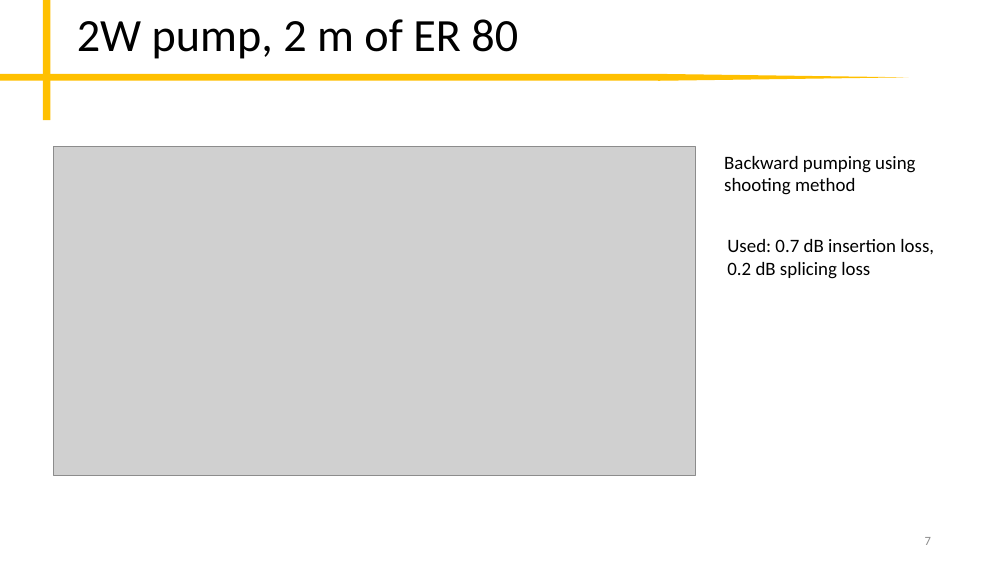
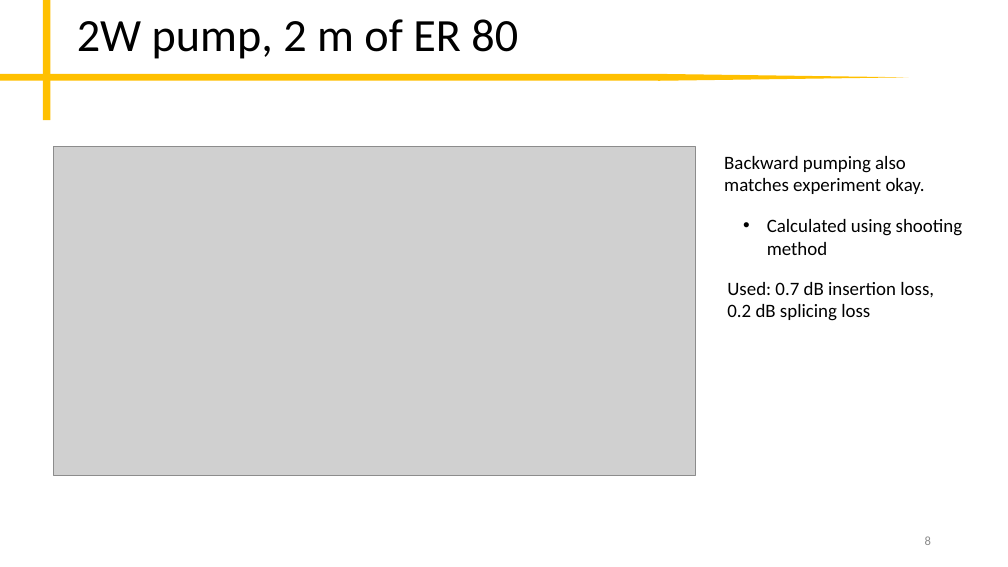
Before and after one commit to peter-chang62/Laser-Design-Scripts, a slide deck: slide 8 of memo.pptx (slide 7 before the commit). Drawn at 1008x567 pixels with LibreOffice and Linux fonts; fonts in the diff are those of the drawing; grey boxes stand for pictures. Boxes give left, top, right and bottom in pixels: in the first picture for what was removed or moved away, otherwise in the second. Text is boxed around its words. In the diff, an @@ line names an element or a change of style, - is before the commit and + after.

```diff
--- a/memo.pptx
+++ b/memo.pptx
@@ text at <box>724,156,925,194</box>: text changed @@
-Backward pumping using shooting method
+Backward pumping also matches experiment okay.
@@ text added at <box>767,219,963,255</box>, 18 pt, text #000000 @@
+• Calculated using shooting method
@@ text "Used: 0.7 dB insertion loss, ...": place and size @@
-text "Used: 0.7 dB insertion loss, ..." at <box>727,239,934,279</box>
+text "Used: 0.7 dB insertion loss, ..." at <box>727,282,934,321</box>
@@ page number at <box>925,536,931,545</box>: text changed @@
-7
+8
```
Also in this commit, not shown: 4 other slides changed, 2 slides added, 2 other files.
